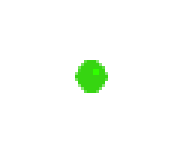
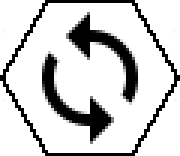
Layers edited between the first and the second 180 × 156 image:
hid "Move" over [75, 60, 108, 93]
added layer "Loop" above "Save" over [42, 12, 138, 144]
showed "Border" over [0, 0, 180, 156]
showed "White" over [0, 0, 180, 156]
